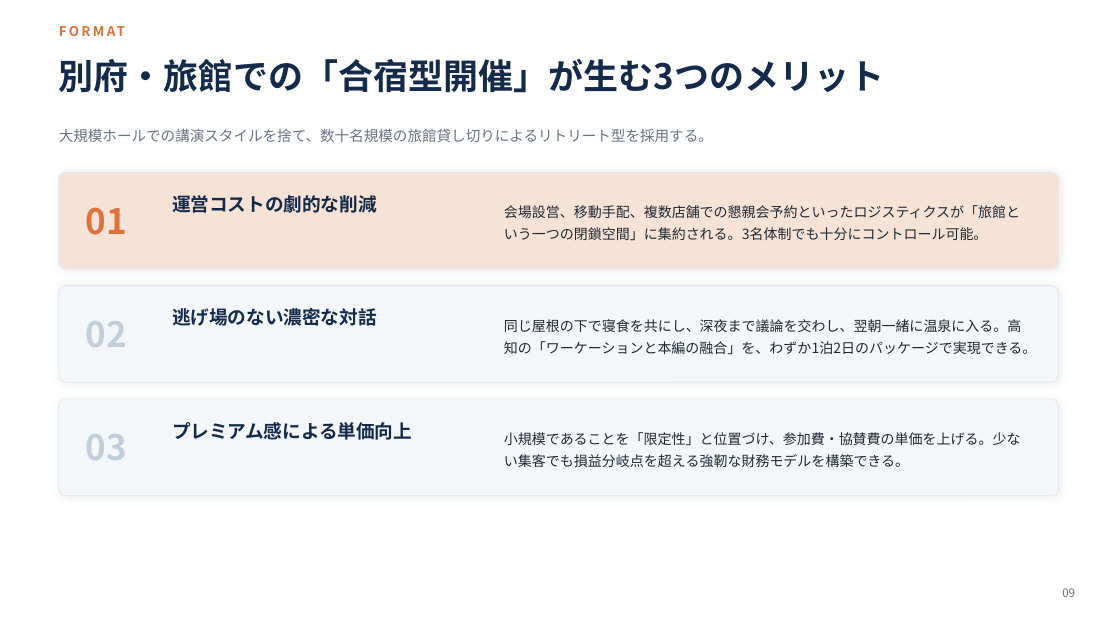
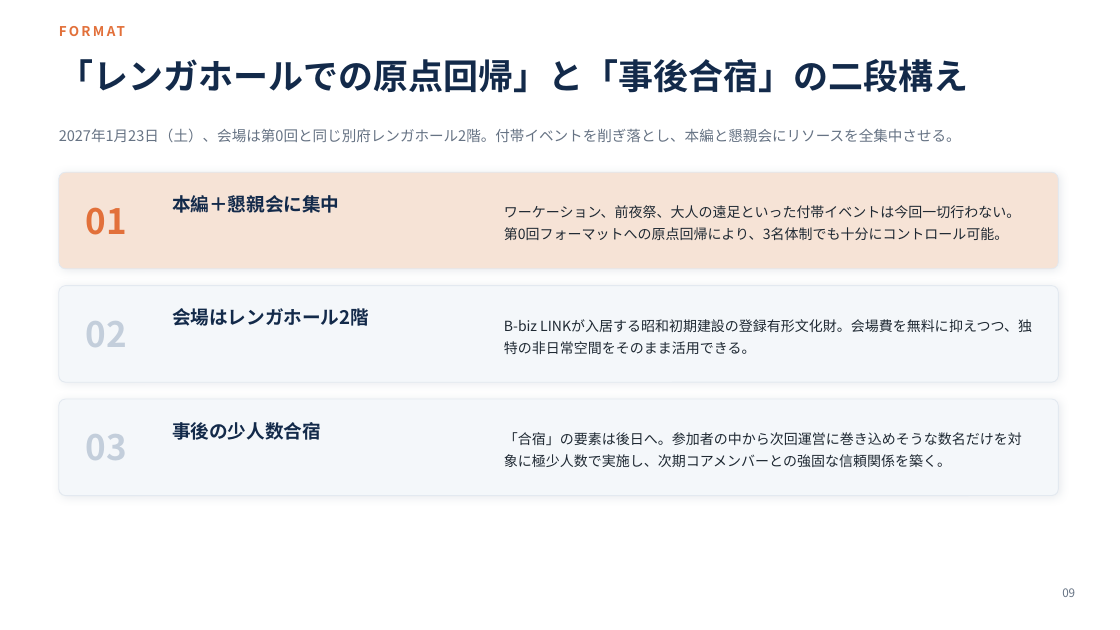
Before and after one commit to RyoWakabayashi/cls-beppu, a slide deck: slide 9 of docs/meetings/20260816/CLS別府第2回企画立案.pptx. Drawn at 1120x630 pixels with LibreOffice and Linux fonts; fonts in the diff are those of the drawing. Boxes give left, top, right and bottom in pixels: in the first picture for what was removed or moved away, otherwise in the second. Text is boxed around its words. In the diff, an @@ line names an element or a change of style, - is before the commit and + after.

```diff
--- a/docs/meetings/20260816/CLS別府第2回企画立案.pptx
+++ b/docs/meetings/20260816/CLS別府第2回企画立案.pptx
@@ text at <box>59,59,969,93</box>: text changed @@
-別府・旅館での「合宿型開催」が生む3つのメリット
+「レンガホールでの原点回帰」と「事後合宿」の二段構え
@@ text at <box>59,128,961,142</box>: text changed @@
-大規模ホールでの講演スタイルを捨て、数十名規模の旅館貸し切りによるリトリート型を採用する。
+2027年1月23日（土）、会場は第0回と同じ別府レンガホール2階。付帯イベントを削ぎ落とし、本編と懇親会にリソースを全集中させる。
@@ text at <box>172,195,339,213</box>: text changed @@
-運営コストの劇的な削減
+本編＋懇親会に集中
@@ text at <box>504,205,1020,240</box>: text changed @@
-会場設営、移動手配、複数店舗での懇親会予約といったロジスティクスが「旅館という一つの閉鎖空間」に集約される。3名体制でも十分にコントロール可能。
+ワーケーション、前夜祭、大人の遠足といった付帯イベントは今回一切行わない。第0回フォーマットへの原点回帰により、3名体制でも十分にコントロール可能。
@@ text at <box>172,308,369,326</box>: text changed @@
-逃げ場のない濃密な対話
+会場はレンガホール2階
@@ text at <box>504,319,1032,354</box>: text changed @@
-同じ屋根の下で寝食を共にし、深夜まで議論を交わし、翌朝一緒に温泉に入る。高知の「ワーケーションと本編の融合」を、わずか1泊2日のパッケージで実現できる。
+B-biz LINKが入居する昭和初期建設の登録有形文化財。会場費を無料に抑えつつ、独特の非日常空間をそのまま活用できる。
@@ text at <box>172,422,321,440</box>: text changed @@
-プレミアム感による単価向上
+事後の少人数合宿
@@ text at <box>504,432,1022,467</box>: text changed @@
-小規模であることを「限定性」と位置づけ、参加費・協賛費の単価を上げる。少ない集客でも損益分岐点を超える強靭な財務モデルを構築できる。
+「合宿」の要素は後日へ。参加者の中から次回運営に巻き込めそうな数名だけを対象に極少人数で実施し、次期コアメンバーとの強固な信頼関係を築く。
```
Also in this commit, not shown: 11 other slides changed, 1 slide added, 2 other files.
